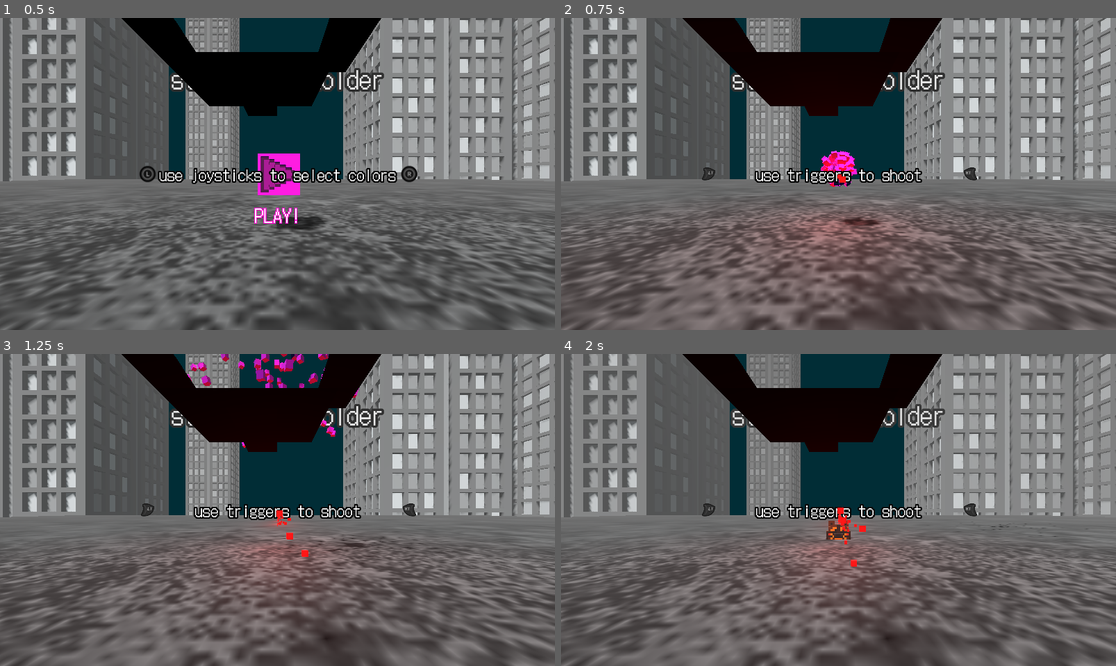
Above: before the commit, frames 1-4 (two rows, left to right).
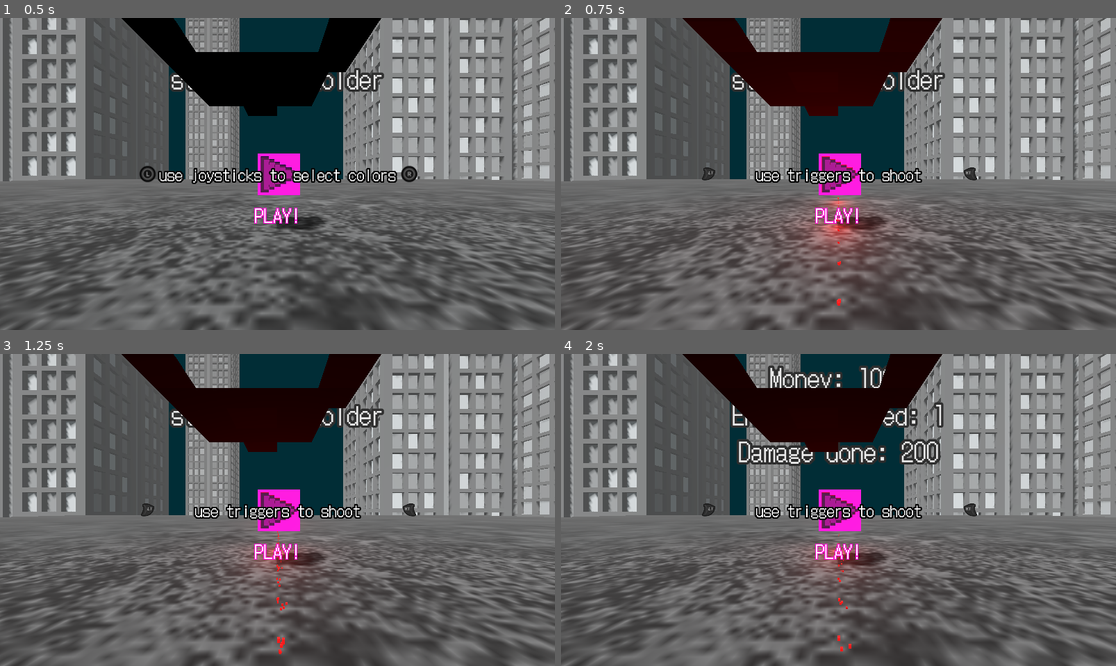
Above: after the commit, the same moments.

Repository: Majsek/Project_BC
Game: Godot game, scene res://scenes/world.tscn
Two runs of this game, one before a commit and one after it. Both use one fixed random seed, a clock stepped at 60 frames per second and the inputs below.
Inputs:
- Up to frame 1 (0.5 s): no input
- Up to frame 2 (0.75 s): tap Enter (ui_accept) at 0.5, 0.6 s; hold Right (ui_right) from 0.53 s (still down)
- Up to frame 3 (1.25 s): keep holding Right (ui_right); tap Enter (ui_accept) at 0.77, 1.07 s
- Up to frame 4 (2 s): release Right (ui_right) at 1.28 s; hold Down (ui_down) from 1.28 s (still down); tap Enter (ui_accept) at 1.35, 1.52, 1.82 s

Frame 1 is identical in both runs. In frame 2, 1.6% of the frame differs, in the area x 44-60%, y 28-93%; in frame 3, 2.4%; in frame 4, 5.1%, in the area x 30-90%, y 0-96%.

Commit message:
player max lives can be modified

Diff:
--- a/scenes/tutorial.gd
+++ b/scenes/tutorial.gd
@@ -9,8 +9,6 @@
 	redraw()
 
 func redraw():
-	print("Tut")
-	print(tutorial_)
 	match tutorial_:
 		0:
 			self.visible = true
--- a/scenes/world.tscn
+++ b/scenes/world.tscn
@@ -220,3 +220,6 @@
 
 [node name="edge_4_allowed_cube" parent="." groups=["control_cubes"] instance=ExtResource("4_58r8i")]
 transform = Transform3D(-4.37114e-09, 0, -0.1, 0, 0.1, 0, 0.1, 0, -4.37114e-09, 1, 0.7, -0.4)
+
+[node name="lives_shop_cube" parent="." groups=["control_cubes"] instance=ExtResource("4_58r8i")]
+transform = Transform3D(-0.1, 0, 1.50996e-08, 0, 0.1, 0, -1.50996e-08, 0, -0.1, -0.04, 0.77, 1.5)
--- a/scripts/control_cube.gd
+++ b/scripts/control_cube.gd
@@ -19,41 +19,41 @@
 		$Label3D.outline_modulate = color_
 
 func _ready():
+	reset_mesh()
 	reset_color()
-	lives_ = initial_lives_
+
 	if label_text_ == "":
 		$Label3D.text = name
 	else:
 		$Label3D.text = label_text_
 
-	reset_mesh()
 	match name:
 		"edge_2_allowed_cube":
 			$MeshInstance3D.scale.x *= -1.0
 		"edge_3_allowed_cube":
 			$MeshInstance3D.rotation.z = deg_to_rad(90.0)
+
+	match name:
+		"start_cube":
+			initial_lives_ = 100
 		_:
-			initial_lives_ = 100
+			initial_lives_ = 1
 
-#func spawnAnim():
-	#%AnimationPlayer.play("enemy_spawn")
-	#pass
+	lives_ = initial_lives_
+
 func reset_mesh():
 	match name:
 		"edge_2_allowed_cube":
-			initial_lives_ = 1
 			if main_.edge_2_allowed_:
 				$MeshInstance3D.mesh = preload("res://objects/cubes/edge_in_cube.obj")
 			else:
 				$MeshInstance3D.mesh = preload("res://objects/cubes/edge_out_cube.obj")
 		"edge_3_allowed_cube":
-			initial_lives_ = 1
 			if main_.edge_3_allowed_:
 				$MeshInstance3D.mesh = preload("res://objects/cubes/edge_in_cube.obj")
 			else:
 				$MeshInstance3D.mesh = preload("res://objects/cubes/edge_out_cube.obj")
 		"edge_4_allowed_cube":
-			initial_lives_ = 1
 			if main_.edge_4_allowed_:
 				$MeshInstance3D.mesh = preload("res://objects/cubes/edge_in_cube.obj")
 			else:
@@ -100,6 +100,9 @@
 		"start_cube":
 			main_.start_game()
 			self.queue_free()
+
+		"lives_shop_cube":
+			player_.max_lives_ += 1
 		_:
 			match name:
 				"edge_2_allowed_cube":
--- a/scripts/hand.gd
+++ b/scripts/hand.gd
@@ -123,7 +123,12 @@
 	#print("ddddddddddddddddddddddddddddddd")
 	#print(get_rotation().x)
 	#print(rad_to_deg(get_rotation().x))
-	projectile.init(shoot_direction, get_rotation(), color_)
-	projectile.set_position(get_position()+get_parent().get_parent().get_position())
+	projectile.init(shoot_direction, color_)
+
+	#projectile.set_position(get_position()+get_parent().get_parent().get_position())
+	projectile.position = Vector3(-0.002, 0.038, -0.084)
+	projectile.top_level = true
+
 #	projectile.set_rotation_degrees(get_rotation_degrees())
-	main_.add_child(projectile)
+	#main_.add_child(projectile)
+	add_child(projectile)
--- a/scripts/player.gd
+++ b/scripts/player.gd
@@ -4,15 +4,22 @@
 var right_initial_grab_pos_ : Vector3
 var left_initial_grab_pos_ : Vector3
 
+#LIVES
+var max_lives_ : int = 10:
+	set(value):
+		max_lives_ = value
+		lives_ = max_lives_
+
 var lives_ : int:
 	set(value):
 		lives_ = value
-		if lives_ > 3:
-			lives_ = 3
+		if lives_ > max_lives_:
+			lives_ = max_lives_
 		elif lives_ <= 0:
 			death_anim()
 		else:
 			decrease_lives_anim()
+
 var player_initial_pos_ : Vector3
 var pulling_ : bool = false
 var grabbing_ : bool = false
@@ -27,7 +34,8 @@
 
 func _ready():
 	main_.player_ = self
-	lives_ = 3
+	lives_ = max_lives_
+	decrease_lives_anim()
 
 func _physics_process(delta):
 	if grabbing_:
@@ -42,19 +50,16 @@
 func decrease_lives_anim() -> void:
 	var animation = %AnimationPlayer.get_animation("fog_density")
 
+	var fog_density_change = float(lives_)/float(max_lives_)
+	var fog_density = 0.025 - 0.015 * fog_density_change
+	var volumetric_fog_density = 0.1 - 0.09 * fog_density_change
+
 	var track_index1 = animation.add_track(Animation.TYPE_VALUE)
 	animation.track_set_path(track_index1, "%WorldEnvironment:environment:fog_density")
 	animation.track_insert_key(0, 0.0, %WorldEnvironment.environment.fog_density)
-	#animation.track_insert_key(0, 0.5, 0.07 - float(lives_) * 0.02)
-	animation.track_insert_key(0, 0.5, 0.025 - float(lives_) * 0.005)
-
-	#var track_index2 = animation.add_track(Animation.TYPE_VALUE)
-	#animation.track_set_path(track_index2, "%WorldEnvironment:environment:volumetric_fog_density")
-	#animation.track_insert_key(0, 0.0, %WorldEnvironment.environment.volumetric_fog_density)
-	#animation.track_insert_key(0, 0.5, 0.07 - float(lives_) * 0.02)
-
-	%WorldEnvironment.environment.volumetric_fog_density = 0.1 - float(lives_) * 0.03
-	#%WorldEnvironment.environment.volumetric_fog_density = 0.025 - float(lives_) * 0.005
+	animation.track_insert_key(0, 0.5, fog_density)
+
+	%WorldEnvironment.environment.volumetric_fog_density = volumetric_fog_density
 
 	%AnimationPlayer.play("fog_density")
 
--- a/scripts/projectile.gd
+++ b/scripts/projectile.gd
@@ -16,9 +16,8 @@
 #INIT
 #- SETS DIRECTION AND ROTATION OF THE PROJECTILE
 #- SETS COLOR OF: MESH, LIGHT, PARTICLES
-func init(direction, rotation, color) -> void:
+func init(direction, color) -> void:
 	direction_ = direction
-	set_rotation(rotation)
 	color_ = color
 	$MeshInstance3D.get_surface_override_material(0).set_albedo(color)
 	$OmniLight3D.set_color(color)
